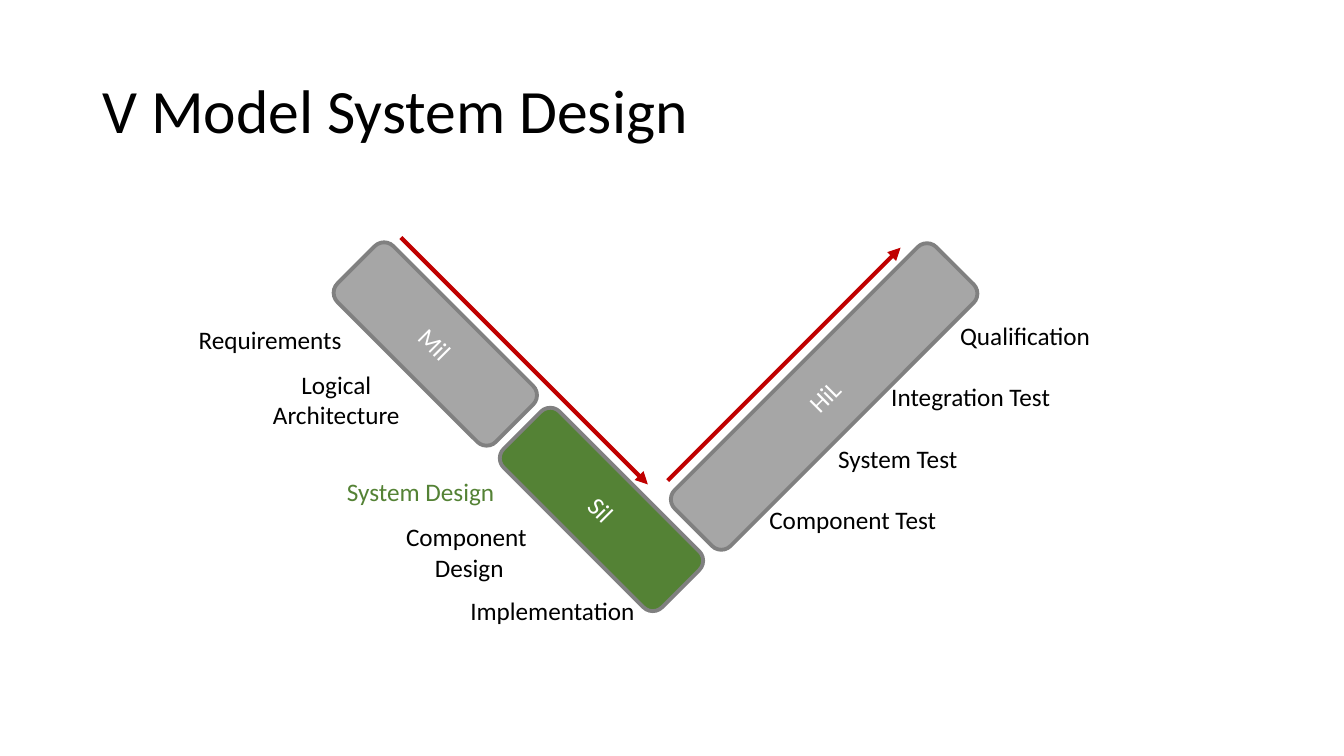
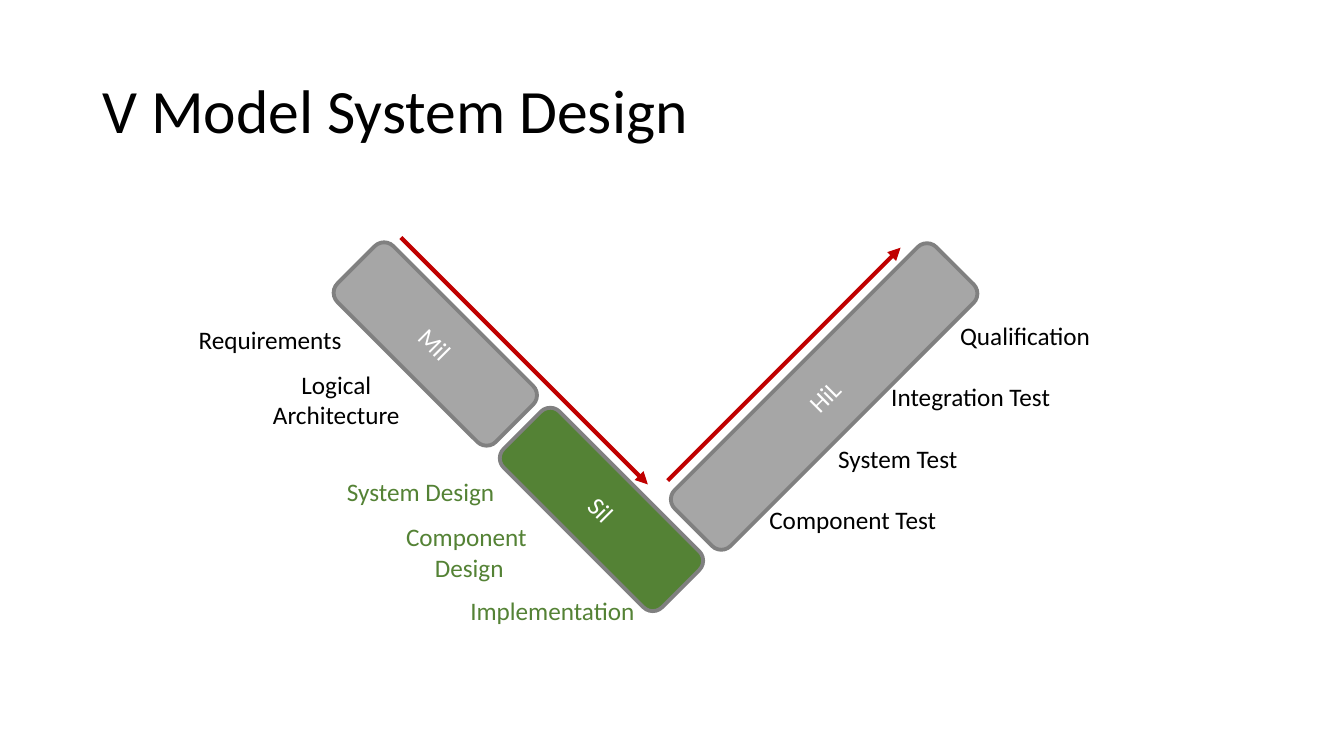
Before and after one commit to lukasschwoerer/MechProjELS, a slide deck: slide 5 of Report/Pictures/Pictures.pptx. Drawn at 1344x756 pixels with LibreOffice and Linux fonts; fonts in the diff are those of the drawing. Boxes give left, top, right and bottom in pixels: in the first picture for what was removed or moved away, otherwise in the second. Text is boxed around its words. In the diff, an @@ line names an element or a change of style, - is before the commit and + after.

```diff
--- a/Report/Pictures/Pictures.pptx
+++ b/Report/Pictures/Pictures.pptx
@@ text "Component" at <box>406,529,526,582</box>: text colour #000000 to #548235 @@
@@ text "Implementation" at <box>470,599,634,624</box>: text colour #000000 to #548235 @@
```
Also in this commit, not shown: 2 other slides changed, 2 slides added, 6 slides removed, 29 other files.
